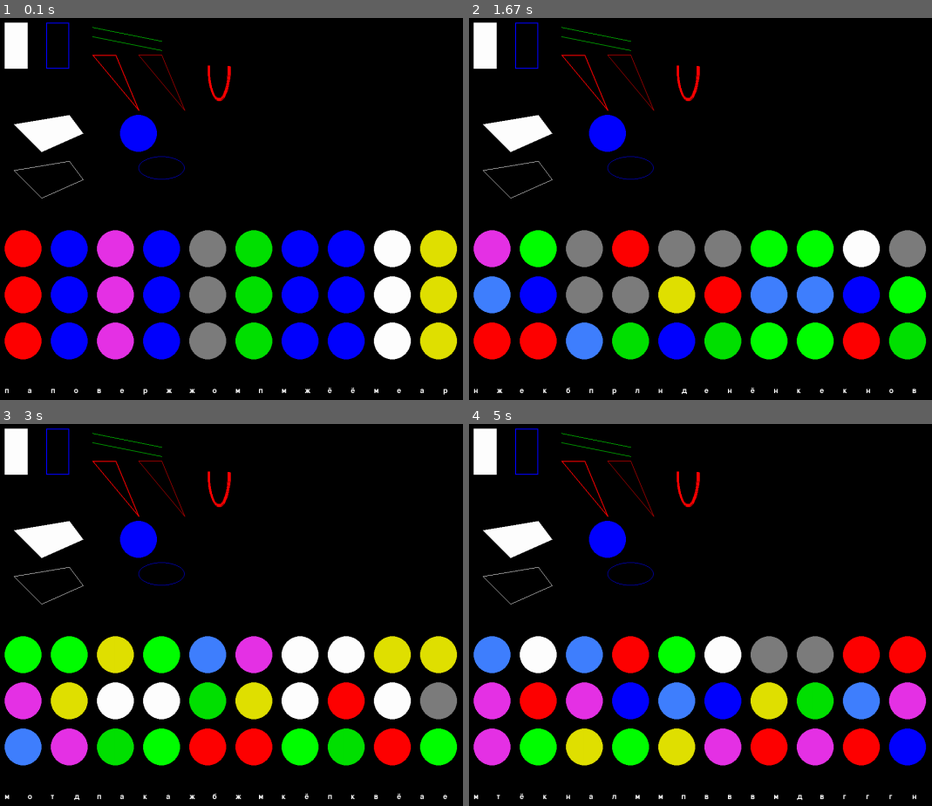
Above: before the commit, frames 1-4 (two rows, left to right).
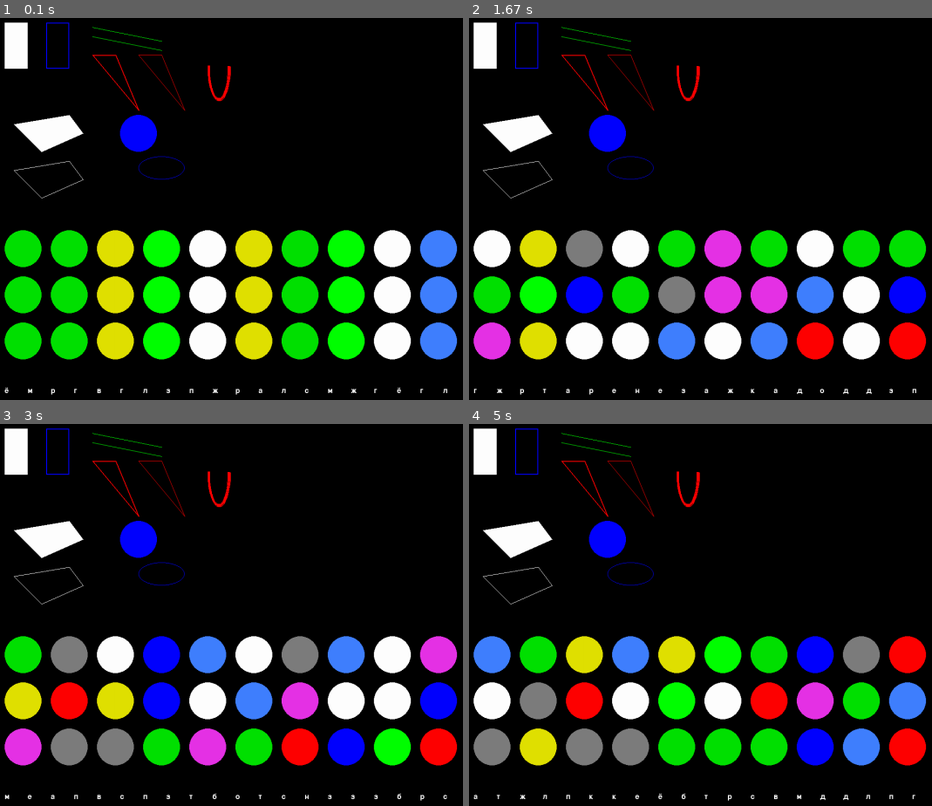
Above: after the commit, the same moments.

Repository: VitaliyPavlyukov/mario
Game: pygame game, started from src/examples/base_draw.py
Two runs of this game, one before a commit and one after it. Both use one fixed random seed, a clock stepped at 60 frames per second and the inputs below.
Inputs:
- Up to frame 1 (0.1 s): no input
- Up to frame 2 (1.67 s): no input
- Up to frame 3 (3 s): no input
- Up to frame 4 (5 s): no input

The runs differ from the first frame. In frame 1, 17% of the frame differs, in the area x 0-99%, y 55-99%; in frame 2, 18%; in frame 3, 17%; in frame 4, 18%.

Commit message:
add functions

Diff:
--- a/src/examples/base_draw.py
+++ b/src/examples/base_draw.py
@@ -1,16 +1,18 @@
 import pygame
-from random import randint
+from elements.curcles import Circles
+from elements.alphs import Alphs
 
-def get_int_parts(value:int, step:int):
-    """ Разбиение числа на равные части"""
-
-    parts = []
-    part = value // step
-    for i in range(step):
-        parts.append(part * i)
-
-    return parts
-
+"""
+    pygame.draw.rect(surface, …) – прямоугольник;
+    pygame.draw.line(surface, …) – линия;
+    pygame.draw.aaline(surface, …) – сглаженная линия;
+    pygame.draw.lines(surface, …) – ломаная линия;
+    pygame.draw.aalines(surface, …) – ломаная сглаженная линия;
+    pygame.draw.polygon(surface, …) – полигон;
+    pygame.draw.circle(surface, …) – круг;
+    pygame.draw.ellipse(surface, …) – эллипс;
+    pygame.draw.arc(surface, …) – дуга.
+"""
 
 pygame.init()
 
@@ -36,15 +38,11 @@
 COLORS = [WHITE, BLUE, GREEN, RED,
           GRAY, LIGHT_BLUE, YELLOW, PINK, GREEN_2]
 
-COLORS_states = []
-COLORS_states_list = []
-
-ALPH = ['а', 'б', 'в', 'г', 'д', 'е', 'ё', 'ж', 'з', 'к', 'л', 'м', 'н',
-        'о', 'п', 'р', 'с', 'т']
-ALPH_states = []
+circles = Circles(x_pos=50, y_pos=500, radius=40)
+alphs = Alphs(x_pos=10, y_pos=800)
 
 current_frame_index = 0
-font = pygame.font.Font(None, 24)
+font = pygame.font.Font(None, size=24)
 
 while True:
     for event in pygame.event.get():
@@ -73,43 +71,10 @@
     pygame.draw.circle(sc, BLUE, (300, 250), 40)
 
     # Массив кругов разных цветов
-    fps_parts = get_int_parts(value=FPS, step=4)
-    lines_count = 3
-    circle_count = 10
-
-    if current_frame_index in fps_parts:
-        COLORS_states_list = []
-
-    for x in range(lines_count):
-        if len(COLORS_states) == 0:
-            for i in range(circle_count):
-                COLORS_states.append(COLORS[randint(0, len(COLORS) - 1)])
-
-        if current_frame_index in fps_parts:
-            COLORS_states = []
-            for i in range(circle_count):
-                COLORS_states.append(COLORS[randint(0, len(COLORS) - 1)])
-
-        COLORS_states_list.append(COLORS_states)
-
-    for k in range(lines_count):
-        for i in range(circle_count):
-            pygame.draw.circle(sc, COLORS_states_list[k][i], (50 + (i * 100), 500 + 100 * k), 40)
+    circles.draw(sc, FPS, current_frame_index, 3, 10)
 
     # Массив букв
-    alph_count = 20
-    if len(ALPH_states) == 0:
-        for i in range(alph_count):
-            ALPH_states.append(ALPH[randint(0, len(ALPH) - 1)])
-
-    if current_frame_index == 0:
-        ALPH_states = []
-        for i in range(alph_count):
-            ALPH_states.append(ALPH[randint(0, len(ALPH) - 1)])
-
-    for i in range(alph_count):
-        surf_text = font.render(str(ALPH_states[i]), True, (255, 255, 255))
-        sc.blit(surf_text, (10 + i * 50, 800))
+    alphs.draw(sc, current_frame_index, 20)
 
     pygame.draw.ellipse(sc, BLUE, (300, 300, 100, 50), 1)
 
@@ -119,16 +84,3 @@
     pygame.display.update()
 
     clock.tick(FPS)
-
-
-"""
-    pygame.draw.rect(surface, …) – прямоугольник;
-    pygame.draw.line(surface, …) – линия;
-    pygame.draw.aaline(surface, …) – сглаженная линия;
-    pygame.draw.lines(surface, …) – ломаная линия;
-    pygame.draw.aalines(surface, …) – ломаная сглаженная линия;
-    pygame.draw.polygon(surface, …) – полигон;
-    pygame.draw.circle(surface, …) – круг;
-    pygame.draw.ellipse(surface, …) – эллипс;
-    pygame.draw.arc(surface, …) – дуга.
-"""
--- /dev/null
+++ b/src/examples/elements/alphs.py
@@ -0,0 +1,27 @@
+import pygame
+from random import randint
+
+class Alphs:
+    """ Массив букв """
+    def __init__(self, x_pos=10, y_pos=10):
+        self.alph = ('а', 'б', 'в', 'г', 'д', 'е', 'ё', 'ж', 'з', 'к', 'л', 'м', 'н',
+                     'о', 'п', 'р', 'с', 'т')
+        self.alph_states = []
+        self.x_pos = x_pos
+        self.y_pos = y_pos
+        self.font = pygame.font.Font(None, 24)
+    def draw(self, sc, current_frame_index, alph_count):
+        """ Отрисовка массива букв """
+
+        if len(self.alph_states) == 0:
+            for i in range(alph_count):
+                self.alph_states.append(self.alph[randint(0, len(self.alph) - 1)])
+
+        if current_frame_index == 0:
+            self.alph_states = []
+            for i in range(alph_count):
+                self.alph_states.append(self.alph[randint(0, len(self.alph) - 1)])
+
+        for i in range(alph_count):
+            surf_text = self.font.render(str(self.alph_states[i]), True, (255, 255, 255))
+            sc.blit(surf_text, (self.x_pos + i * 50, self.y_pos))
--- /dev/null
+++ b/src/examples/elements/curcles.py
@@ -0,0 +1,57 @@
+import pygame
+from random import randint
+
+class Circles:
+    """ Круги """
+
+    WHITE = (255, 255, 255)
+    BLUE = (0, 0, 255)
+    GREEN = (0, 255, 0)
+    RED = (255, 0, 0)
+
+    GRAY = (125, 125, 125)
+    LIGHT_BLUE = (64, 128, 255)
+    YELLOW = (225, 225, 0)
+    PINK = (230, 50, 230)
+    GREEN_2 = (0, 225, 0)
+    def __init__(self, x_pos=50, y_pos=50, radius=40):
+        self.colors = [Circles.WHITE, Circles.BLUE, Circles.GREEN, Circles.RED,
+                       Circles.GRAY, Circles.LIGHT_BLUE, Circles.YELLOW, Circles.PINK, Circles.GREEN_2]
+        self.colors_states = []
+        self.colors_states_list = []
+        self.x_pos = x_pos
+        self.y_pos = y_pos
+        self.radius = radius
+
+    def int_parts(self, value: int, step: int):
+        """ Разбиение числа на равные части """
+
+        parts = []
+        part = value // step
+        for i in range(step):
+            parts.append(part * i)
+
+        return parts
+    def draw(self, sc, FPS, current_frame_index, lines_count, circle_count):
+        """ Отрисовка массива кругов разных цветов """
+
+        fps_parts = self.int_parts(value=FPS, step=4)
+
+        if current_frame_index in fps_parts:
+            self.colors_states_list = []
+
+        for x in range(lines_count):
+            if len(self.colors_states) == 0:
+                for i in range(circle_count):
+                    self.colors_states.append(self.colors[randint(0, len(self.colors) - 1)])
+
+            if current_frame_index in fps_parts:
+                self.colors_states = []
+                for i in range(circle_count):
+                    self.colors_states.append(self.colors[randint(0, len(self.colors) - 1)])
+
+            self.colors_states_list.append(self.colors_states)
+
+        for k in range(lines_count):
+            for i in range(circle_count):
+                pygame.draw.circle(sc, self.colors_states_list[k][i], (self.x_pos + (i * 100), self.y_pos + 100 * k), self.radius)
--- a/src/game.py
+++ b/src/game.py
@@ -5,6 +5,7 @@
 from mario_game.button import Button
 
 os.environ['SDL_VIDEO_CENTERED'] = '1'
+
 
 class Game:
     def __init__(self):
@@ -61,7 +62,6 @@
         running = True
         while running:
 
-            mouse = pygame.mouse.get_pos()
             events = pygame.event.get()
 
             for event in events:
@@ -85,9 +85,6 @@
                         if event.key == pygame.K_ESCAPE:
                             running = False
 
-                self.button_mario_start.update_event(event, mouse)
-                self.button_camera_start.update_event(event, mouse)
-
             if self.mario_game.running:
                 self.mario_game.run(events)
             else:
@@ -104,23 +101,20 @@
                     self.screen.fill(self.screen_color)
                 self.settler_game_running_flag = False
 
-            if self.button_mario_start.state == 'clicked':
+            if self.button_mario_start.clicked():
                 self.mario_game.set_running(True)
                 self.marioGame_running_flag = True
-                self.button_mario_start.state = 'normal'
+                self.button_mario_start.set_not_clicked()
 
-            if self.button_camera_start.state == 'clicked':
+            if self.button_camera_start.clicked():
                 self.settler_game.set_running(True)
                 self.settler_game_running_flag = True
-                self.button_camera_start.state = 'normal'
+                self.button_camera_start.set_not_clicked()
 
             # Отрисовка без включенных игр
             if not self.is_games_running():
-                self.screen.blit(self.button_mario_start.surf, self.button_mario_start.rect)
-                self.screen.blit(self.button_mario_start.surf_text, self.button_mario_start.rect_text)
-
-                self.screen.blit(self.button_camera_start.surf, self.button_camera_start.rect)
-                self.screen.blit(self.button_camera_start.surf_text, self.button_camera_start.rect_text)
+                self.button_mario_start.draw(self.screen, events)
+                self.button_camera_start.draw(self.screen, events)
 
             pygame.display.flip()
             self.clock.tick(60)
--- a/src/mario_game/button.py
+++ b/src/mario_game/button.py
@@ -2,6 +2,7 @@
 
 
 class Button(pygame.sprite.Sprite):
+    """ Кнопка с текстом """
 
     color_WHITE = (255, 255, 255)
     color_BLACK = (0, 0, 0)
@@ -34,38 +35,63 @@
         self.set_init_pos(0, 0)
 
     def set_backcolor(self, color):
+        """ Установка фона """
+
         self.backcolor = color
         self.surf.fill(self.backcolor)
 
     def set_init_pos(self, left, top):
+        """ Установка первоначальной позиции """
+
         self.rect.left = left
         self.rect.top = top
         self.rect_text.left = self.rect.left + ((self.surf.get_width() - self.surf_text.get_width()) // 2)
         self.rect_text.top = self.rect.top + ((self.surf.get_height() - self.surf_text.get_height()) // 2)
 
     def set_text(self, text):
+        """ Установка текста """
+
         self.text = text
         self.surf_text = self.font.render(self.text, True, Button.color_BLACK)
         self.rect_text = self.surf_text.get_rect()
         self.set_init_pos(self.rect.left, self.rect.top)
 
-    def update_event(self, event, mouse):
+    def update_event(self, events, mouse):
+        """ Обновление состояния """
+
         self.mouseClicked = False
 
-        if self.rect.collidepoint(mouse):
-            if event.type == pygame.MOUSEBUTTONDOWN and event.button == 1:
-                # mouse button down
-                self.set_backcolor(Button.color_BLUE)
-            elif event.type == pygame.MOUSEBUTTONUP and event.button == 1:
-                # mouse button up
+        for event in events:
+            if self.rect.collidepoint(mouse):
+                if event.type == pygame.MOUSEBUTTONDOWN and event.button == 1:
+                    # mouse button down
+                    self.set_backcolor(Button.color_BLUE)
+                elif event.type == pygame.MOUSEBUTTONUP and event.button == 1:
+                    # mouse button up
+                    self.set_backcolor(Button.color_WHITE)
+                    self.mouseClicked = True
+
+            if self.rect.collidepoint(mouse) and self.mouseClicked:
+                self.state = 'clicked'
+            elif self.rect.collidepoint(mouse):
+                self.state = 'hover'
+                self.set_backcolor(Button.color_GREEN)
+            else:
                 self.set_backcolor(Button.color_WHITE)
-                self.mouseClicked = True
+                self.state = 'normal'
 
-        if self.rect.collidepoint(mouse) and self.mouseClicked:
-            self.state = 'clicked'
-        elif self.rect.collidepoint(mouse):
-            self.state = 'hover'
-            self.set_backcolor(Button.color_GREEN)
-        else:
-            self.set_backcolor(Button.color_WHITE)
-            self.state = 'normal'
+    def clicked(self):
+        """ Проверка нажата ли кнопка """
+        return self.state == 'clicked'
+
+    def set_not_clicked(self):
+        """ Убирается нажатие кнопки в нормальное состояние """
+        self.state = 'normal'
+
+    def draw(self, screen, events):
+        """ Отрисовка """
+
+        mouse = pygame.mouse.get_pos()
+        self.update_event(events, mouse)
+        screen.blit(self.surf, self.rect)
+        screen.blit(self.surf_text, self.rect_text)
--- a/src/mario_game/mario_game.py
+++ b/src/mario_game/mario_game.py
@@ -210,14 +210,6 @@
                 self.default(self.screen)
                 self.mario.set_screen(self.screen)
 
-            self.button_start.update_event(event, mouse)
-            self.button_jump.update_event(event, mouse)
-            self.button_stop.update_event(event, mouse)
-            self.button_book_show.update_event(event, mouse)
-            self.button_book_exit.update_event(event, mouse)
-            self.button_book_left.update_event(event, mouse)
-            self.button_book_right.update_event(event, mouse)
-
             if event.type == pygame.KEYDOWN:
                 if event.key == pygame.K_SPACE:
                     self.mario.rect.top -= 200
@@ -239,40 +231,40 @@
                 self.clouds.add(new_cloud)
                 self.all_sprites.add(new_cloud)
 
-        if self.button_start.state == 'clicked':
+        if self.button_start.clicked():
             self.mario.stop = False
             self.mario.rect.top = 0
             self.mario.rect.left = 0
-            self.button_start.state = 'normal'
-
-        if self.button_jump.state == 'clicked':
+            self.button_start.set_not_clicked()
+
+        if self.button_jump.clicked():
             self.mario.stop = False
             self.mario.rect.top -= 200
-            self.button_jump.state = 'normal'
-
-        if self.button_stop.state == 'clicked':
+            self.button_jump.set_not_clicked()
+
+        if self.button_stop.clicked():
             if self.mario.stop:
                 self.mario.stop = False
             else:
                 self.mario.stop = True
-            self.button_stop.state = 'normal'
-
-        if self.button_book_show.state == 'clicked':
+            self.button_stop.set_not_clicked()
+
+        if self.button_book_show.clicked():
             self.book.show = True
-            self.button_book_show.state = 'normal'
-
-        if self.button_book_exit.state == 'clicked':
+            self.button_book_show.set_not_clicked()
+
+        if self.button_book_exit.clicked():
             self.book.show = False
-            self.button_book_exit.state = 'normal'
-
-        if self.button_book_right.state == 'clicked':
+            self.button_book_exit.set_not_clicked()
+
+        if self.button_book_right.clicked():
             self.book.set_page(self.book.current_page_index + 1)
-            self.button_book_right.state = 'normal'
+            self.button_book_right.set_not_clicked()
             self.button_book_page_num.set_text(str(self.book.current_page_index + 1))
 
-        if self.button_book_left.state == 'clicked':
+        if self.button_book_left.clicked():
             self.book.set_page(self.book.current_page_index - 1)
-            self.button_book_left.state = 'normal'
+            self.button_book_left.set_not_clicked()
             self.button_book_page_num.set_text(str(self.book.current_page_index + 1))
 
         self.clouds.update()
@@ -331,14 +323,10 @@
         self.screen.blit(self.statistic.surf, self.statistic.rect)
         self.screen.blit(self.statistic.text, self.statistic.place)
 
-        self.screen.blit(self.button_start.surf, self.button_start.rect)
-        self.screen.blit(self.button_start.surf_text, self.button_start.rect_text)
-        self.screen.blit(self.button_jump.surf, self.button_jump.rect)
-        self.screen.blit(self.button_jump.surf_text, self.button_jump.rect_text)
-        self.screen.blit(self.button_stop.surf, self.button_stop.rect)
-        self.screen.blit(self.button_stop.surf_text, self.button_stop.rect_text)
-        self.screen.blit(self.button_book_show.surf, self.button_book_show.rect)
-        self.screen.blit(self.button_book_show.surf_text, self.button_book_show.rect_text)
+        self.button_start.draw(self.screen, events)
+        self.button_jump.draw(self.screen, events)
+        self.button_stop.draw(self.screen, events)
+        self.button_book_show.draw(self.screen, events)
 
         for text, number_rect in self.number_rects:
             self.screen.blit(text, number_rect)
@@ -366,17 +354,10 @@
                 surf_text = font.render(line, True, (0, 0, 0))
                 self.screen.blit(surf_text, (self.book.rect.left + 50, self.book.rect.top + 100 + (50 * i)))
 
-            self.screen.blit(self.button_book_right.surf, self.button_book_right.rect)
-            self.screen.blit(self.button_book_right.surf_text, self.button_book_right.rect_text)
-
-            self.screen.blit(self.button_book_page_num.surf, self.button_book_page_num.rect)
-            self.screen.blit(self.button_book_page_num.surf_text, self.button_book_page_num.rect_text)
-
-            self.screen.blit(self.button_book_left.surf, self.button_book_left.rect)
-            self.screen.blit(self.button_book_left.surf_text, self.button_book_left.rect_text)
-
-            self.screen.blit(self.button_book_exit.surf, self.button_book_exit.rect)
-            self.screen.blit(self.button_book_exit.surf_text, self.button_book_exit.rect_text)
+            self.button_book_right.draw(self.screen, events)
+            self.button_book_page_num.draw(self.screen, events)
+            self.button_book_left.draw(self.screen, events)
+            self.button_book_exit.draw(self.screen, events)
 
         #pygame.display.flip()
 
